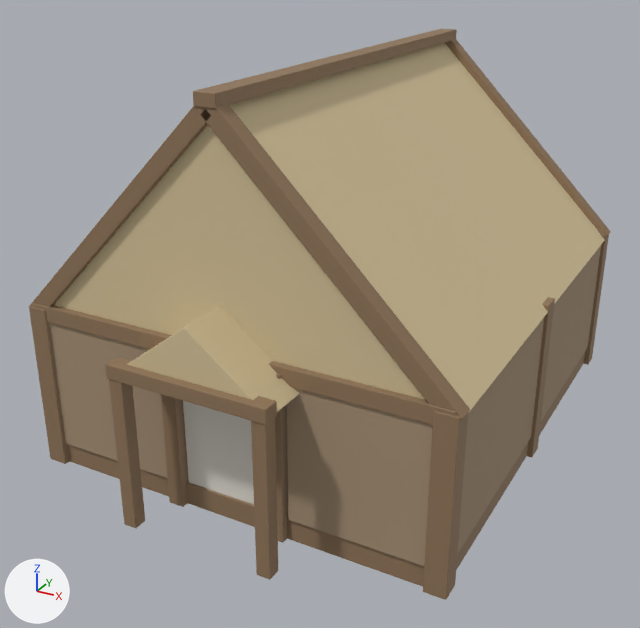
Before and after pictures for a commit that changed the FBX model Assets/Resources/Models/House_Meso_a.fbx.
Rendered twice from a 50 mm camera at (3.5, -6.96, 4.39) aimed at (-0.05, -0.51, 1.16). The lights are fixed; the arrows at lower left show +X, +Y and +Z. The older version comes first. Objects named as collision shapes, trigger or cutter boxes, shadow casters or lower levels of detail are left out. Where no turn or scale is listed for an object, it has been applied to the vertices.

Objects in the first picture: 'House_Meso_a'.
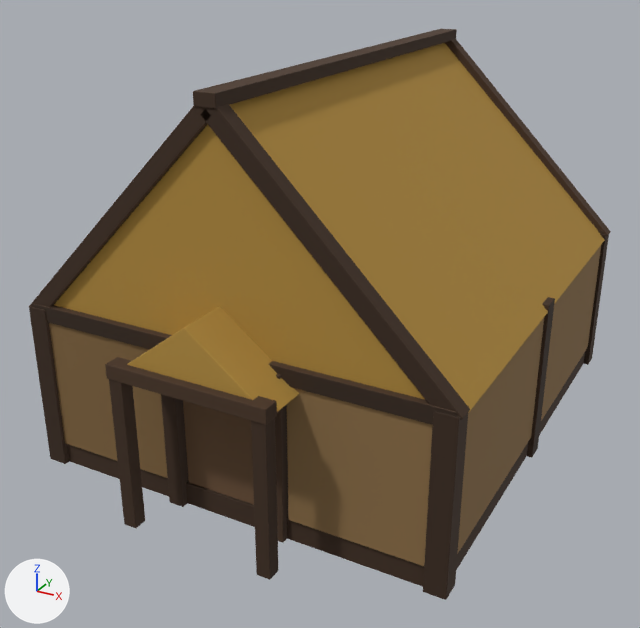
Where the change shows, as pixel boxes [x1, y1, x2, y2] in the pictures (640 x 628 px):
```json
{"object": "House_Meso_a", "change": "recoloured, surface changed", "before": [29, 29, 611, 600], "after": [29, 29, 611, 600], "on screen": "beige to brown"}
{"part": 1, "of": "me_mesohome_01_a_001", "change": "recoloured", "before": [54, 43, 605, 413], "after": [54, 43, 605, 413], "on screen": "beige to brown"}
{"part": 2, "of": "me_mesohome_01_a_001", "change": "recoloured", "before": [183, 401, 254, 505], "after": [183, 401, 254, 505], "on screen": "white to brown"}
{"part": 3, "of": "me_mesohome_01_a_001", "change": "recoloured", "before": [29, 29, 611, 600], "after": [29, 29, 611, 600], "on screen": "darker"}
{"part": 4, "of": "me_mesohome_01_a_001", "change": "recoloured", "before": [49, 246, 601, 566], "after": [49, 246, 601, 566], "on screen": "darker"}
{"part": 5, "of": "me_mesohome_01_a_001", "change": "surface changed", "before": [29, 29, 611, 600], "after": [29, 29, 611, 600], "on screen": "beige to brown"}
```

Edits to the scene script, one JSON object a line:
```json
{"op": "add", "block": "img_palette_png", "code": ["img_palette_png = load_image('palette.png', '../../Art/Palette/Palette.png', 128, 432, 'sRGB')"]}
{"op": "add", "block": "mat_m_palette", "code": ["mat_m_palette = principled_material('M_Palette')", "mat_m_palette.texture = img_palette_png", "mat_m_palette.roughness = 0.85"]}
{"block": "me_mesohome_01_a_001", "where": "me_mesohome_01_a_001.from_pydata(...)  # 1540 vertices, 1486 faces; spans x -1.91..1.91, y -2.62..2.19, z 0.0..3.39"}
{"block": "me_mesohome_01_a_001", "where": "# used by ob_house_meso_a; location = (0.0, 0.0, 0.0)"}
{"block": "me_mesohome_01_a_001", "change": "me_mesohome_01_a_001 part 1: all 82 faces that had it switch from mat_mesohome_01_a_m_reedthatch (beige #d4c299) to mat_m_palette (picture img_palette_png)"}
{"block": "me_mesohome_01_a_001", "change": "me_mesohome_01_a_001 part 2: all 54 faces that had it switch from mat_mesohome_01_a_m_birchbark (white #e5e1d7) to mat_m_palette (picture img_palette_png)"}
{"block": "me_mesohome_01_a_001", "change": "me_mesohome_01_a_001 part 3: all 1080 faces that had it switch from mat_mesohome_01_a_m_timber (brown #907659) to mat_m_palette (picture img_palette_png)"}
{"block": "me_mesohome_01_a_001", "change": "me_mesohome_01_a_001 part 4: all 270 faces that had it switch from mat_mesohome_01_a_m_wattle (beige #a69076) to mat_m_palette (picture img_palette_png)"}
{"block": "me_mesohome_01_a_001", "change": "me_mesohome_01_a_001 part 5: texture (UV) coordinates of 1486 of 1486 faces, centred in x -1.91..1.91, y -2.62..2.19, z 0.0..3.39, changed; they spanned u 0.01..0.99, v 0.01..0.99 and now span u 0.06..0.56, v 0.28..0.72"}
```
